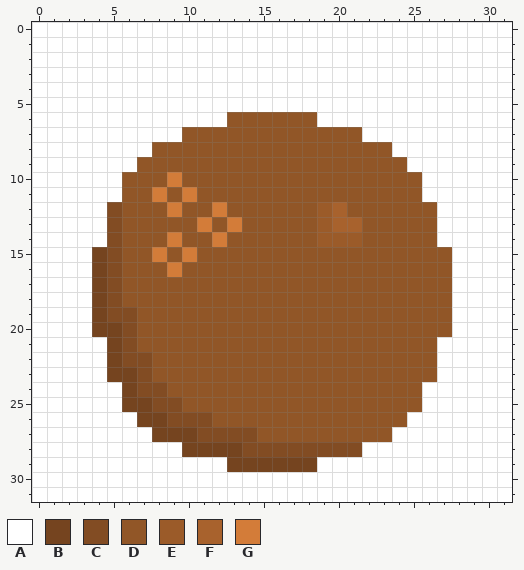
One commit to this pixel-art sprite: assets/noix de coco.png. The picture above was drawn from the file before the commit.
The file is 32x32 pixels.
Palette (. is transparent): A #ffffff  B #75441f  C #824c23  D #915627  E #9b5b29  F #a8622d  G #d37c39
After the commit:
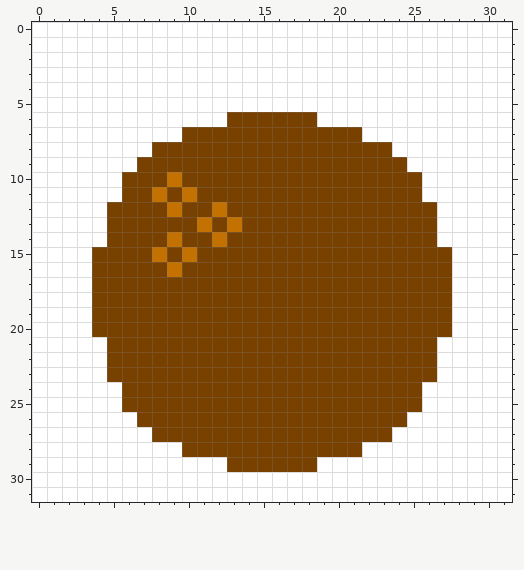
Edits made:
@@ palette @@
-D #915627
+D #794100
-G #d37c39
+G #c37100
@@ x 2..23 @@
 11 AAAADDGDGDDDDDDDDDDDDD
-12 AAACDDDGDDGDDDDDDEFDDD
-13 AAACDDDDDGDGDDDDDEFFDD
-14 AAACDDDGDDGDDDDDDEEEDD
-15 AABCDDGDGDDDDDDDDDDDDD
-16 AABCDDDGDDDDDDDDDDDDDD
-17 AABCDDDDDDDDDDDDDDDDDD
-18 AABCDDDDDDDDDDDDDDDDDD
-19 AABCCDDDDDDDDDDDDDDDDD
-20 AABBCDDDDDDDDDDDDDDDDD
-21 AAABCDDDDDDDDDDDDDDDDD
-22 AAABCCDDDDDDDDDDDDDDDD
-23 AAABBCDDDDDDDDDDDDDDDD
-24 AAAABCCDDDDDDDDDDDDDDD
-25 AAAABBCCDDDDDDDDDDDDDD
-26 AAAAABBCCCDDDDDDDDDDDD
-27 AAAAAABBBCCCCDDDDDDDDD
-28 AAAAAAAABBBBCCCCCCCCAA
-29 AAAAAAAAAAABBBBBBAAAAA
+12 AAADDDDGDDGDDDDDDDDDDD
+13 AAADDDDDDGDGDDDDDDDDDD
+14 AAADDDDGDDGDDDDDDDDDDD
+15 AADDDDGDGDDDDDDDDDDDDD
+16 AADDDDDGDDDDDDDDDDDDDD
+17 AADDDDDDDDDDDDDDDDDDDD
+18 AADDDDDDDDDDDDDDDDDDDD
+19 AADDDDDDDDDDDDDDDDDDDD
+20 AADDDDDDDDDDDDDDDDDDDD
+21 AAADDDDDDDDDDDDDDDDDDD
+22 AAADDDDDDDDDDDDDDDDDDD
+23 AAADDDDDDDDDDDDDDDDDDD
+24 AAAADDDDDDDDDDDDDDDDDD
+25 AAAADDDDDDDDDDDDDDDDDD
+26 AAAAADDDDDDDDDDDDDDDDD
+27 AAAAAADDDDDDDDDDDDDDDD
+28 AAAAAAAADDDDDDDDDDDDAA
+29 AAAAAAAAAAADDDDDDAAAAA
 30 AAAAAAAAAAAAAAAAAAAAAA
